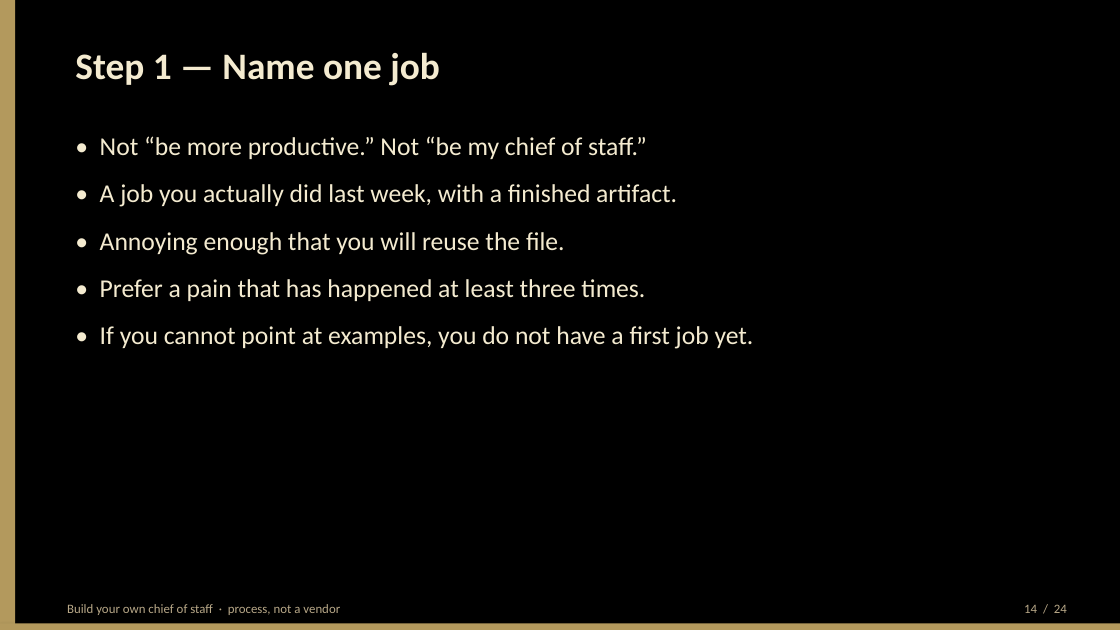
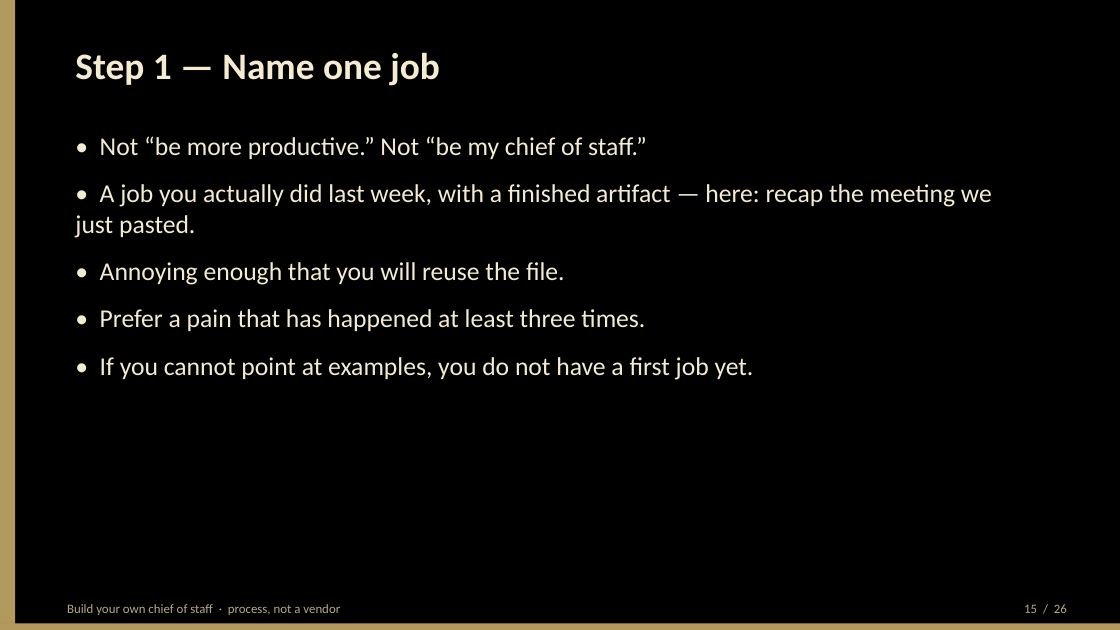
Before and after one commit to BittahCriminal/build-your-own-chief-of-staff, a slide deck: slide 15 of slides/building-your-own-chief-of-staff.pptx (slide 14 before the commit). Drawn at 1120x630 pixels with LibreOffice and Linux fonts; fonts in the diff are those of the drawing. Boxes give left, top, right and bottom in pixels: in the first picture for what was removed or moved away, otherwise in the second. Text is boxed around its words. In the diff, an @@ line names an element or a change of style, - is before the commit and + after.

```diff
--- a/slides/building-your-own-chief-of-staff.pptx
+++ b/slides/building-your-own-chief-of-staff.pptx
@@ text at (75, 184, 992, 238): text changed @@
-• A job you actually did last week, with a finished artifact.
+• A job you actually did last week, with a finished artifact — here: recap the meeting we just pasted.
@@ text at (1024, 604, 1067, 613): text changed @@
-14 / 24
+15 / 26
```
Also in this commit, not shown: 22 other slides changed, 3 slides added, 1 slide removed, 8 other files.
